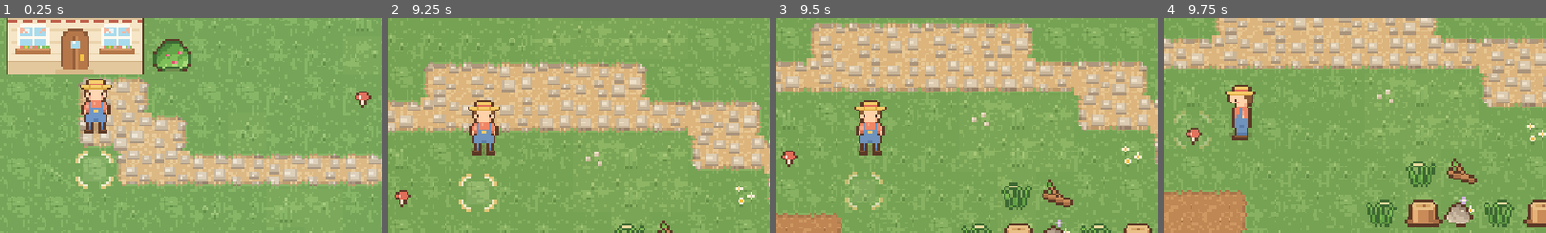
Above: before the commit, frames 1-4 (left to right).
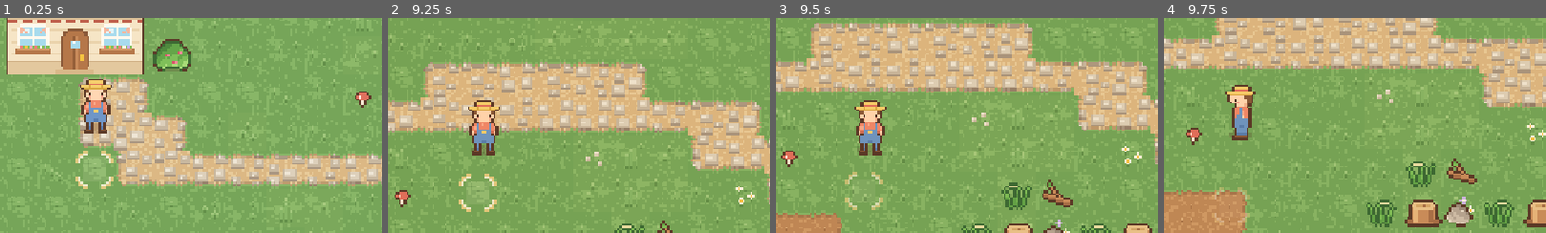
Above: after the commit, the same moments.

Repository: junmin0609/buildfarm2
Game: Godot game, scene res://scenes/main.tscn
The game is run twice, just before and just after one commit, with the same random seed, the same clock (stepped at 60 frames per second) and the same inputs.
Inputs (mouse positions are % of the whole screen's width and height, from its top left):
- Up to frame 1 (0.25 s): no input
- Up to frame 2 (9.25 s): tap Enter at 0.5 s; move the mouse to (29, 92) at 0.52 s; hold D (move_right) 0.53-1.28 s; hold E (interact) 0.53-1.28 s; click (29, 92) at 0.67 s; move the mouse to (35, 92) at 1.27 s; hold S (move_down) 1.28-2.03 s; tap R (rotate) at 1.35, 8.1 s; click (35, 92) at 1.42 s; move the mouse to (40, 92) at 2.02 s; hold D (move_right) 2.03-2.78 s; hold Space (use_tool) 2.03-2.78 s; click (40, 92) at 2.17 s; move the mouse to (45, 92) at 2.77 s; hold W (move_up) 2.78-3.53 s; tap J at 2.85 s; click (45, 92) at 2.92 s; move the mouse to (50, 92) at 3.52 s; hold A (move_left) 3.53-5 s; tap K at 3.6 s; click (50, 92) at 3.67 s; tap B (build_menu) at 4.15 s; move the mouse to (55, 92) at 4.27 s; tap Tab at 4.35 s; click (55, 92) at 4.42 s; tap I (toggle_inventory) at 4.9 s; click "닫기 (B)" at 5 s; move the mouse to (60, 92) at 5.77 s; hold S (move_down) 5.78-6.53 s; tap 1 at 5.85 s; click (60, 92) at 5.92 s; move the mouse to (65, 92) at 6.52 s; hold D (move_right) 6.53-7.28 s; tap 9 at 6.6 s; click (65, 92) at 6.67 s; move the mouse to (71, 92) at 7.27 s; hold W (move_up) 7.28-8.03 s; hold E (interact) 7.28-8.03 s; click (71, 92) at 7.42 s; move the mouse to (30, 55) at 8.02 s; hold D (move_right) 8.03-8.78 s; click (30, 55) at 8.17 s; move the mouse to (60, 28) at 8.77 s; hold S (move_down) from 8.78 s (still down); hold Space (use_tool) from 8.78 s (still down); click (60, 28) at 8.92 s
- Up to frame 3 (9.5 s): keep holding S (move_down); keep holding Space (use_tool)
- Up to frame 4 (9.75 s): move the mouse to (45, 70) at 9.52 s; release S (move_down) at 9.53 s; release Space (use_tool) at 9.53 s; hold A (move_left) from 9.53 s (still down); tap J at 9.6 s; click (45, 70) at 9.67 s
The pictures show only the part of the screen within x 38-88%, y 28-78%; the shares and areas given below are measured in that part.

Frames 1-3 are identical in both runs. In frame 4, 0.6% of the frame differs, in the area x 2-23%, y 43-97%.

Commit message:
농사 조작: 손 닿는 거리 2칸, 작물 정보 툴팁 (§9, §19)
- 마우스가 플레이어 주변 2칸 안이면 그 칸, 아니면 바로 앞 칸 (data/player.json reach_tiles)
- 작물 위에 마우스를 올리면 커서 옆에 정보: 자란 날·오늘 물·수확까지 남은 날 / 수확 가능
- 창이 열리거나 건설 모드면 숨김, 화면 밖이면 반대쪽으로 뒤집기
- 자동 점검 156개

Co-Authored-By: Claude Opus 5.5 <noreply@anthropic.com>

Diff:
--- /dev/null
+++ b/data/player.json
@@ -0,0 +1,4 @@
+{
+	"_comment": "플레이어 조작 (BUILD_FARM_PLAN §9). reach_tiles: 마우스로 고를 수 있는 거리(칸). 그 밖이면 바라보는 방향 바로 앞 칸을 쓴다.",
+	"reach_tiles": 2
+}
--- a/scripts/autoload/events.gd
+++ b/scripts/autoload/events.gd
@@ -9,6 +9,9 @@
 signal day_ending_soon(seconds_left: float)
 signal inventory_changed
 signal hotbar_selection_changed(index: int)
+
+## 마우스 아래 작물 정보 (FarmGrid.crop_info 형식, 빈 사전이면 숨김) §19
+signal crop_hover_changed(info: Dictionary)
 
 ## 화면에 잠깐 띄울 안내 문구
 signal toast(text: String)
--- a/scripts/farm/farm_grid.gd
+++ b/scripts/farm/farm_grid.gd
@@ -22,6 +22,8 @@
 
 
 var _pulse := 0.0
+## 마지막으로 알린 마우스 아래 작물 정보
+var _hover_info := {}
 
 
 func _ready() -> void:
@@ -33,6 +35,18 @@
 	if _cursor_visible:
 		_pulse += delta
 		queue_redraw()
+	_update_hover()
+
+
+## 마우스 아래 작물이 바뀌거나 상태가 바뀌면 알린다. 건설 모드(커서 숨김) 중에는 알리지 않는다.
+func _update_hover() -> void:
+	var info := {}
+	if _cursor_visible:
+		var m := get_global_mouse_position()
+		info = crop_info(Vector2i(floori(m.x / TILE), floori(m.y / TILE)))
+	if info != _hover_info:
+		_hover_info = info
+		Events.crop_hover_changed.emit(info)
 
 
 # ---------- 밭 조작 (자동화·저장 기능도 이 함수들을 쓴다)
@@ -139,6 +153,26 @@
 ## 작물을 뽑을 수 있는 도구 (§29: 괭이·곡괭이)
 static func removes_crops(item: ItemDef) -> bool:
 	return item != null and item.kind == ItemDef.Kind.TOOL and item.tool_type in ["hoe", "pickaxe"]
+
+
+## 작물 정보 (§19). 작물이 없으면 빈 사전.
+##   name 작물 이름, mature 다 자람, regrowing 다시 열리는 중, days 자란 날, need 필요한 날,
+##   days_left 남은 날, watered 오늘 물을 받았는지
+func crop_info(cell: Vector2i) -> Dictionary:
+	var tile := get_tile(cell)
+	if tile == null or not tile.has_crop():
+		return {}
+	var crop := ItemDB.get_item(tile.seed_item().grows)
+	return {
+		"cell": cell,
+		"name": crop.name if crop else tile.seed_item().name,
+		"mature": tile.is_mature(),
+		"regrowing": tile.regrowing,
+		"days": tile.days_grown,
+		"need": tile.days_needed(),
+		"days_left": maxi(0, tile.days_needed() - tile.days_grown),
+		"watered": tile.watered,
+	}
 
 
 func mature_produce_at(cell: Vector2i) -> String:
--- a/scripts/player/player.gd
+++ b/scripts/player/player.gd
@@ -1,6 +1,7 @@
 class_name Player
 extends CharacterBody2D
 ## 플레이어. 이동하고, 앞 칸(또는 손 닿는 거리 안의 마우스 칸)에 손에 든 아이템을 쓴다.
+## 손 닿는 거리는 data/player.json 의 reach_tiles (기획서 §9: 2칸).
 ## 노드 위치는 발밑이다. 그림은 player.png (16x24 프레임, 줄: 아래/위/옆, 칸: 걷기 4프레임)
 
 const SPEED := 68.0
@@ -11,10 +12,14 @@
 const ROW_UP := 1
 const ROW_SIDE := 2
 
+const DATA_PATH := "res://data/player.json"
+
 @onready var sprite: Sprite2D = $Sprite2D
 @onready var camera: Camera2D = $Camera2D
 
 var facing := Vector2i.DOWN
+## 마우스로 고를 수 있는 거리 (칸)
+var reach := int(DataFile.load_dict(DATA_PATH).get("reach_tiles", 2))
 var _anim_time := 0.0
 var _swing := 0.0
 var _swing_item: ItemDef = null
@@ -55,14 +60,21 @@
 	sprite.flip_h = facing == Vector2i.LEFT
 
 
-## 행동할 칸: 마우스가 플레이어 주변 1칸 안이면 그 칸, 아니면 바라보는 방향 앞 칸.
+## 행동할 칸: 마우스가 플레이어 주변 reach 칸 안이면 그 칸, 아니면 바라보는 방향 바로 앞 칸.
 func target_cell() -> Vector2i:
 	var world := _world()
-	var my_cell := world.world_to_cell(global_position + Vector2(0, -3))
-	var mouse_cell := world.world_to_cell(get_global_mouse_position())
-	if absi(mouse_cell.x - my_cell.x) <= 1 and absi(mouse_cell.y - my_cell.y) <= 1 and mouse_cell != my_cell:
+	return pick_target(my_cell(), world.world_to_cell(get_global_mouse_position()))
+
+
+func my_cell() -> Vector2i:
+	return _world().world_to_cell(global_position + Vector2(0, -3))
+
+
+func pick_target(from_cell: Vector2i, mouse_cell: Vector2i) -> Vector2i:
+	var d := (mouse_cell - from_cell).abs()
+	if maxi(d.x, d.y) <= reach and mouse_cell != from_cell:
 		return mouse_cell
-	return my_cell + facing
+	return from_cell + facing
 
 
 func _unhandled_input(event: InputEvent) -> void:
--- a/scripts/tests/screenshot.gd
+++ b/scripts/tests/screenshot.gd
@@ -30,6 +30,10 @@
 	GameState.inventory.add("strawberry", 2)
 	await get_tree().create_timer(1.2).timeout
 	get_viewport().get_texture().get_image().save_png(ProjectSettings.globalize_path("user://shot_farm.png"))
+	# 작물 위에 마우스를 올려 작물 정보 창 확인
+	Input.warp_mouse(get_viewport().get_canvas_transform() * world.cell_center(origin + Vector2i(5, 4)))
+	await get_tree().create_timer(0.4).timeout
+	get_viewport().get_texture().get_image().save_png(ProjectSettings.globalize_path("user://shot_crop_info.png"))
 	world.player.global_position = world.buildings[0].interact_point() + Vector2(-40, 30)
 	world.player.facing = Vector2i.LEFT
 	world.player.camera.reset_smoothing()
--- a/scripts/tests/smoke_test.gd
+++ b/scripts/tests/smoke_test.gd
@@ -27,6 +27,10 @@
 	player.global_position = world.cell_center(cell + Vector2i.UP)
 	player.facing = Vector2i.DOWN
 	_check(player.target_cell() == cell, "앞 칸을 목표로 삼음 (실제 %s)" % player.target_cell())
+	var me := Vector2i(10, 10)
+	_check(player.reach == 2, "손 닿는 거리 2칸 (player.json)")
+	_check(player.pick_target(me, me + Vector2i(2, -2)) == me + Vector2i(2, -2) and player.pick_target(me, me + Vector2i(0, 2)) == me + Vector2i(0, 2), "마우스가 2칸 안이면 그 칸")
+	_check(player.pick_target(me, me + Vector2i(3, 0)) == me + Vector2i.DOWN and player.pick_target(me, me) == me + Vector2i.DOWN, "2칸 밖이거나 내 칸이면 앞 칸")
 
 	GameState.select_slot(2)
 	player._use_selected()
@@ -470,6 +474,32 @@
 		hi = maxi(hi, n)
 	_check(lo == 1 and hi == 3, "감자 수확량 1~3개 (%d~%d)" % [lo, hi])
 	farm.get_tile(c).seed_id = ""
+
+	# 작물 정보 (§19)
+	farm.plant(c, cs)
+	farm.get_tile(c).days_grown = 1
+	farm.get_tile(c).watered = true
+	var info := farm.crop_info(c)
+	_check(info.name == "당근" and not info.mature and info.days == 1 and info.need == 3 and info.days_left == 2 and info.watered, "작물 정보: 당근 1/3일, 물 줌, 2일 남음")
+	var texts := CropInfoPopup.lines(info).map(func(l: Array) -> String: return l[0])
+	_check(texts == ["자라는 중", "1 / 3일", "오늘 물: 줬어요", "수확까지 2일"], "정보 문구 %s" % [texts])
+	farm.get_tile(c).watered = false
+	texts = CropInfoPopup.lines(farm.crop_info(c)).map(func(l: Array) -> String: return l[0])
+	_check(texts.has("오늘 물: 안 줬어요") and texts.has("오늘은 자라지 않아요"), "물 안 주면 '오늘은 자라지 않아요'")
+	farm.get_tile(c).days_grown = 3
+	texts = CropInfoPopup.lines(farm.crop_info(c)).map(func(l: Array) -> String: return l[0])
+	_check(texts == ["수확할 수 있어요"], "다 자라면 '수확할 수 있어요'")
+	_check(farm.crop_info(c + Vector2i(40, 40)).is_empty(), "작물 없는 칸은 정보 없음")
+	var popup: CropInfoPopup = hud._crop_info
+	popup.show_info(farm.crop_info(c))
+	_check(popup.visible, "작물 정보 창 표시")
+	hud.open_inventory()
+	_check(not popup.visible, "가방을 열면 작물 정보 숨김")
+	hud._close_panels()
+	_check(popup.visible, "닫으면 다시 표시")
+	popup.show_info({})
+	_check(not popup.visible, "작물에서 벗어나면 숨김")
+	farm.remove_crop(c)
 
 	# 작물 뽑기 (§29): 괭이·곡괭이로만. 씨앗은 안 돌아오고 밭은 남는다
 	farm.plant(c, cs)
--- /dev/null
+++ b/scripts/ui/crop_info_popup.gd
@@ -0,0 +1,87 @@
+class_name CropInfoPopup
+extends PanelContainer
+## 마우스 아래 작물의 짧은 정보 (BUILD_FARM_PLAN §19). 커서 대각선 아래에 뜨고, 화면 밖으로 나가면 반대쪽으로 뒤집는다.
+##   자라는 중:  당근 / 자라는 중 / 2 / 3일 / 오늘 물: 줬어요 / 수확까지 1일
+##   물 안 줌:   ... / 오늘 물: 안 줬어요 / 오늘은 자라지 않아요
+##   다 자람:    당근 / 수확할 수 있어요
+## 정보는 Events.crop_hover_changed 로 받는다. 창이 열려 있으면 HUD 가 suppressed 로 숨긴다.
+
+const OFFSET := Vector2(22, 22)
+const TEXT_SOFT := Color("9a7457")
+const ACCENT := Color("d9604f")
+const GOOD := Color("5c8a3a")
+
+var suppressed := false:
+	set(value):
+		suppressed = value
+		_refresh_visible()
+
+var _info := {}
+var _title: Label
+var _body: VBoxContainer
+
+
+func _ready() -> void:
+	mouse_filter = Control.MOUSE_FILTER_IGNORE
+	var box := VBoxContainer.new()
+	box.add_theme_constant_override("separation", 2)
+	add_child(box)
+	_title = Label.new()
+	_title.add_theme_font_override("font", Art.pixel_font(true))
+	_title.add_theme_font_size_override("font_size", Art.FONT_SIZE_SMALL)
+	box.add_child(_title)
+	_body = VBoxContainer.new()
+	_body.add_theme_constant_override("separation", 0)
+	box.add_child(_body)
+	Events.crop_hover_changed.connect(show_info)
+	hide()
+
+
+func show_info(info: Dictionary) -> void:
+	_info = info
+	if not info.is_empty():
+		_title.text = info.name
+		for child in _body.get_children():
+			_body.remove_child(child)
+			child.queue_free()
+		for line: Array in lines(info):
+			var label := Label.new()
+			label.text = line[0]
+			label.add_theme_font_size_override("font_size", Art.FONT_SIZE_SMALL)
+			label.add_theme_color_override("font_color", line[1])
+			_body.add_child(label)
+		reset_size()
+	_refresh_visible()
+
+
+## 본문 줄들: [글, 색]
+static func lines(info: Dictionary) -> Array:
+	if info.mature:
+		return [["수확할 수 있어요", GOOD]]
+	var result := []
+	result.append(["다시 열리는 중" if info.regrowing else "자라는 중", TEXT_SOFT])
+	result.append(["%d / %d일" % [info.days, info.need], TEXT_SOFT])
+	if info.watered:
+		result.append(["오늘 물: 줬어요", TEXT_SOFT])
+		result.append(["수확까지 %d일" % info.days_left, TEXT_SOFT])
+	else:
+		result.append(["오늘 물: 안 줬어요", ACCENT])
+		result.append(["오늘은 자라지 않아요", ACCENT])
+	return result
+
+
+func _refresh_visible() -> void:
+	visible = not _info.is_empty() and not suppressed
+
+
+func _process(_delta: float) -> void:
+	if not visible:
+		return
+	var view := get_viewport_rect().size
+	var mouse := get_viewport().get_mouse_position()
+	var pos := mouse + OFFSET
+	if pos.x + size.x > view.x:
+		pos.x = mouse.x - OFFSET.x - size.x
+	if pos.y + size.y > view.y:
+		pos.y = mouse.y - OFFSET.y - size.y
+	position = pos.floor()
--- a/scripts/ui/hud.gd
+++ b/scripts/ui/hud.gd
@@ -25,6 +25,7 @@
 var _build: BuildPanel
 var _build_hint: PanelContainer
 var _build_hint_label: Label
+var _crop_info: CropInfoPopup
 
 
 func _ready() -> void:
@@ -64,6 +65,10 @@
 	_build_hint.hide()
 	Events.build_hint_changed.connect(_on_build_hint)
 
+	_crop_info = CropInfoPopup.new()
+	_crop_info.add_theme_stylebox_override("panel", _panel_style(10))
+	_root.add_child(_crop_info)
+
 	_fade = ColorRect.new()
 	_fade.color = Color("3b2a20")
 	_fade.set_anchors_preset(Control.PRESET_FULL_RECT)
@@ -123,6 +128,7 @@
 	_close_inventory()
 	_shop.open(mode)
 	_prompt_box.hide()
+	_crop_info.suppressed = true
 	_pause_for("shop")
 
 
@@ -130,6 +136,7 @@
 	_close_inventory()
 	_build.open()
 	_prompt_box.hide()
+	_crop_info.suppressed = true
 	_pause_for("build_menu")
 
 
@@ -137,6 +144,7 @@
 func open_inventory() -> void:
 	_inventory.open()
 	_prompt_box.hide()
+	_crop_info.suppressed = true
 	GameState.set_input_locked("inventory", true)
 
 
@@ -156,6 +164,7 @@
 	_shop.hide()
 	_build.hide()
 	_prompt_box.visible = _prompt.text != "" and not _build_hint.visible
+	_crop_info.suppressed = false
 	get_tree().paused = false
 	GameState.set_time_paused("shop", false)
 	GameState.set_time_paused("build_menu", false)
Not shown, added: scripts/ui/crop_info_popup.gd.uid
Not shown, changed: README.md
